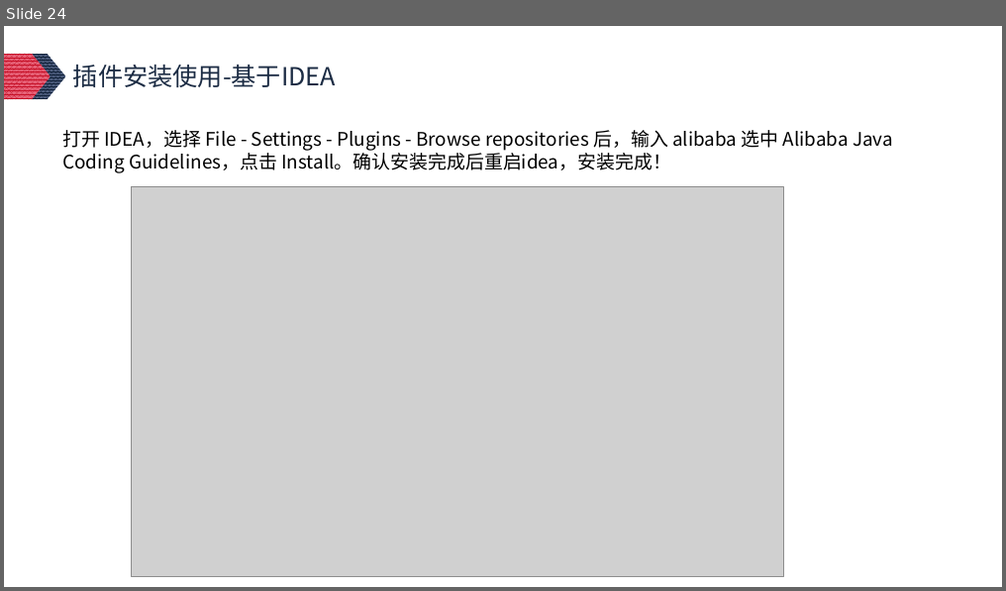
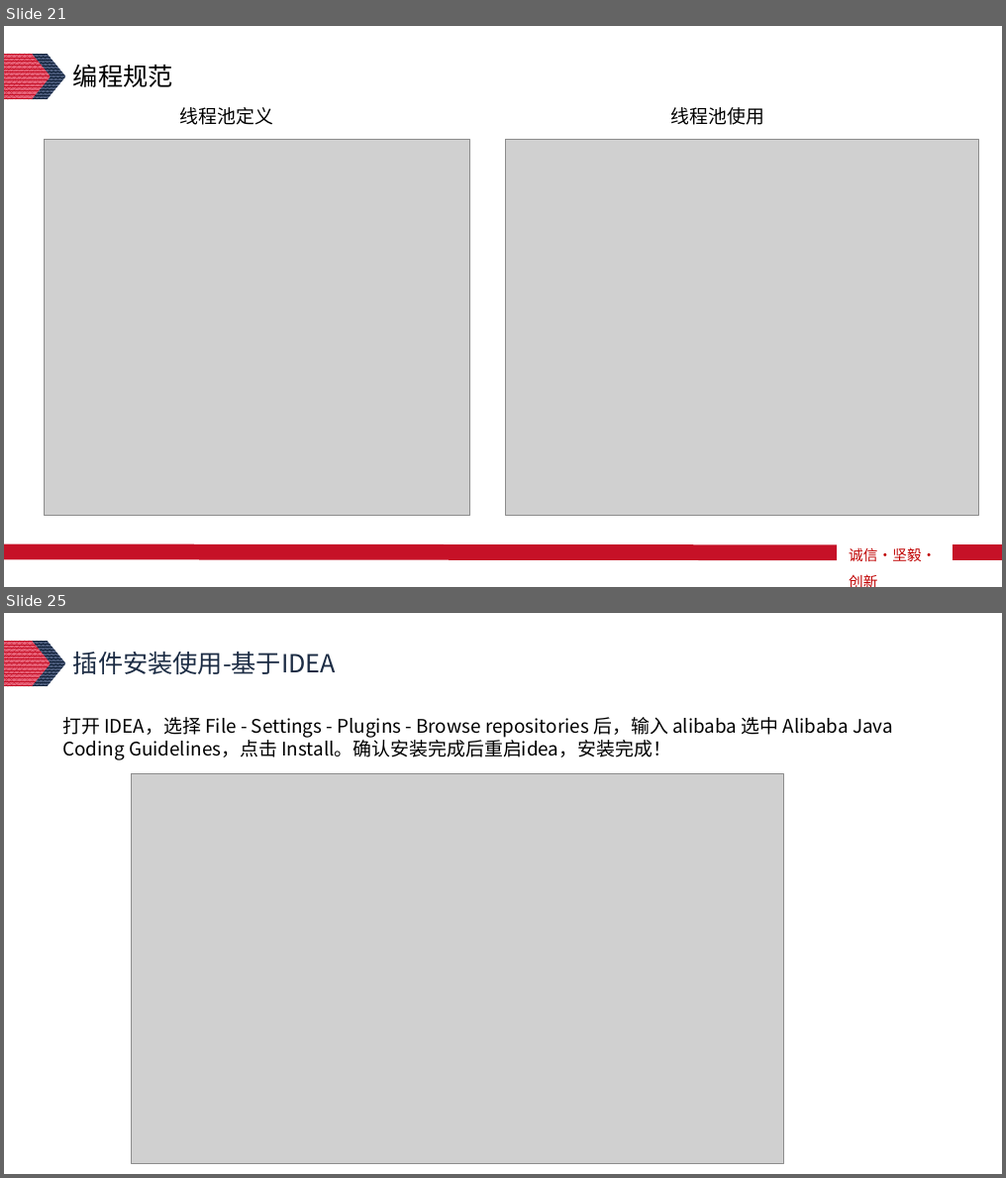
Before and after one commit to Lunzqd/codingProtocol, a slide deck: java开发手册知识分享-李龙.pptx. Shown one above the other, each under a label of ours: slide 24 before the commit, slides 21 and 25 after it; the slides between them are not shown. The pictures are 1006x591 and 1006x1178 pixels, drawn with LibreOffice and Linux fonts; fonts in the diff are those of the drawing; grey boxes stand for pictures. Boxes give left, top, right and bottom in pixels: in the first picture for what was removed or moved away, otherwise in the second. Text is boxed around its words. In the diff, an @@ line names an element or a change of style, - is before the commit and + after.

```diff
--- a/java开发手册知识分享-李龙.pptx
+++ b/java开发手册知识分享-李龙.pptx
@@ slide 21 added at [4, 26, 1002, 587], background #FFFFFF; not listed: 2 template elements that a slide beside it also shows @@
@@ text added at [73, 64, 173, 87], 24 pt, text #000000 @@
+编程规范
@@ text added at [180, 107, 273, 125], 18 pt, text #000000 @@
+线程池定义
@@ text added at [671, 107, 764, 125], 18 pt, text #000000 @@
+线程池使用
@@ picture added at [44, 140, 469, 516] @@
@@ picture added at [506, 140, 979, 516] @@
@@ line added from (837, 553) to (4, 553), #C61127 15 pt @@
@@ text added at [848, 548, 936, 563], 14 pt, text #C00000 @@
+诚信·坚毅·创新
@@ line added from (1002, 553) to (952, 553), #C61127 15 pt @@
@@ what was slide 24 is now slide 25 @@
```
Also in this commit, not shown: 7 slides changed.
